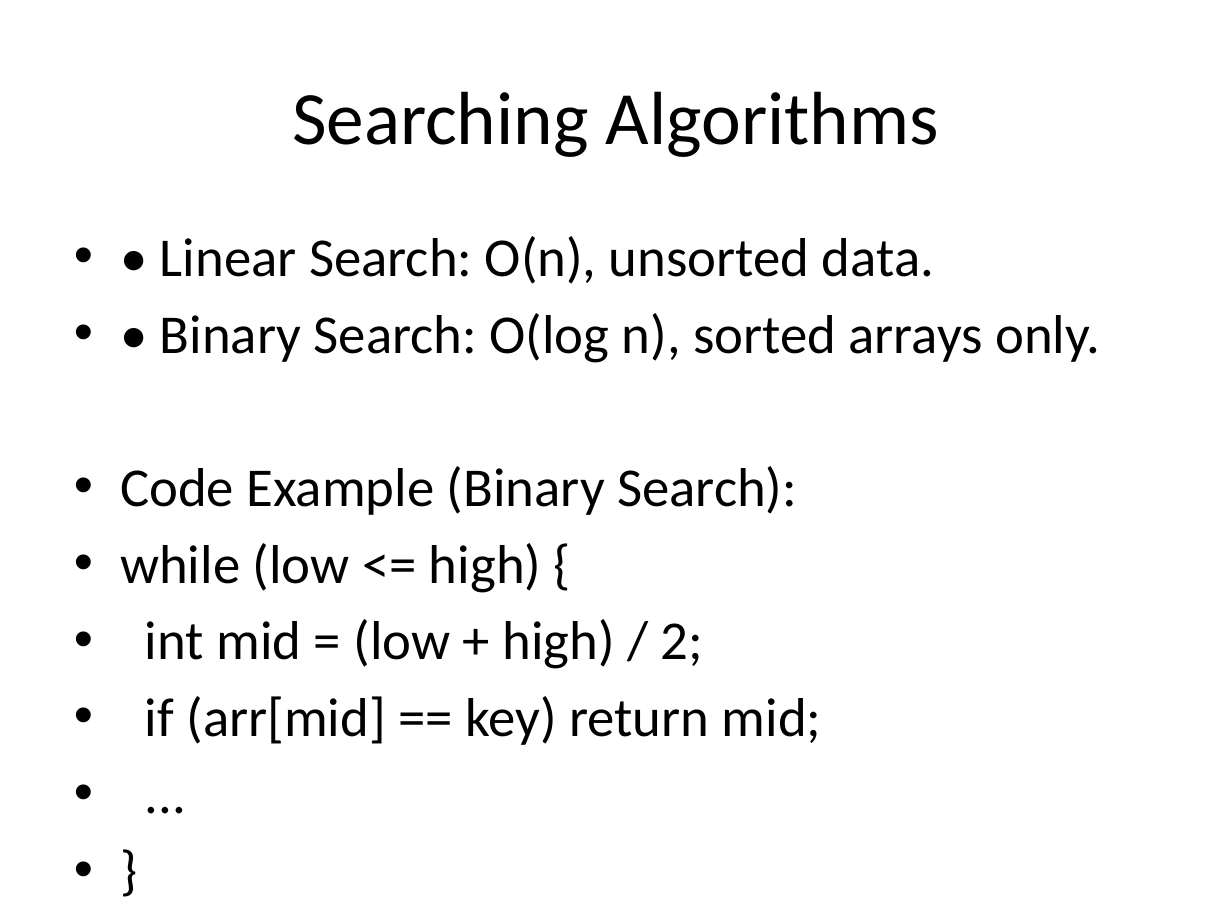
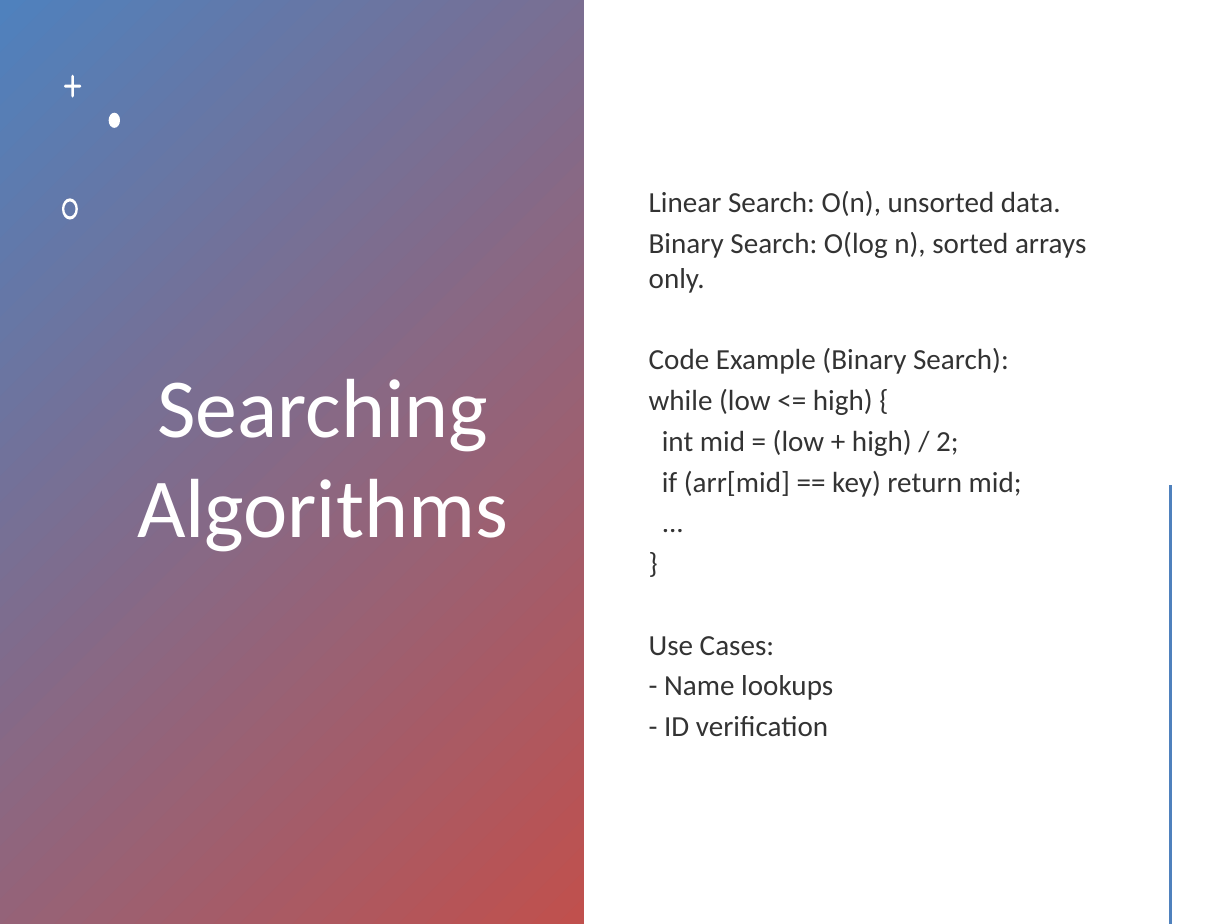
Before and after one commit to mrkyaing/MG-DSA, a slide deck: slide 22 of DSA_in_Java_LectureNotes_Detailed.pptx (slide 10 before the commit). Drawn at 1232x924 pixels with LibreOffice and Linux fonts; fonts in the diff are those of the drawing. Boxes give left, top, right and bottom in pixels: in the first picture for what was removed or moved away, otherwise in the second. Text is boxed around its words. In the diff, an @@ line names an element or a change of style, - is before the commit and + after.

```diff
--- a/DSA_in_Java_LectureNotes_Detailed.pptx
+++ b/DSA_in_Java_LectureNotes_Detailed.pptx
@@ rectangle added at box(0, 0, 584, 924), fill gradient #4F81BD to #C0504D @@
@@ title "Searching Algorithms": place and size @@
-title "Searching Algorithms" at box(292, 91, 939, 157)
+title "Searching Algorithms" at box(137, 379, 508, 552)
@@ title "Searching Algorithms" at box(137, 379, 508, 552): size 44 to 49 pt, text colour #000000 to #FFFFFF @@
@@ freeform shape added at box(64, 75, 81, 99), fill #FFFFFF @@
@@ text "Linear Search: O(n), unsorted data.": place and size @@
-text "Linear Search: O(n), unsorted data." at box(120, 236, 1100, 745)
+text "Linear Search: O(n), unsorted data." at box(649, 191, 1086, 736)
@@ text "Linear Search: O(n), unsorted data." at box(649, 191, 1086, 736): vertical alignment top to middle @@
@@ freeform shape added at box(108, 113, 120, 128), fill #FFFFFF @@
@@ freeform shape added at box(62, 198, 78, 219), fill #FFFFFF @@
@@ text at box(649, 191, 1086, 293): text changed; size 32 to 17 pt; text colour #000000 to #000000 at 80% opacity @@
-• • Linear Search: O(n), unsorted data.
-• • Binary Search: O(log n), sorted arrays only.
+Linear Search: O(n), unsorted data.
+Binary Search: O(log n), sorted arrays only.
@@ text at box(649, 348, 1022, 736): size 32 to 17 pt, text colour #000000 to #000000 at 80% opacity in "Code Example (Binary Search):", "while (low <= high) {", "int mid = (low + high) / ...", "if (arr[mid] == key) return mid;" and 5 more places; bullet • to none; less space between paragraphs @@
@@ line added from (1170, 487) to (1170, 923), #C0504D 2 pt @@
```
Also in this commit, not shown: 10 other slides changed, 16 slides added, 9 other files.
